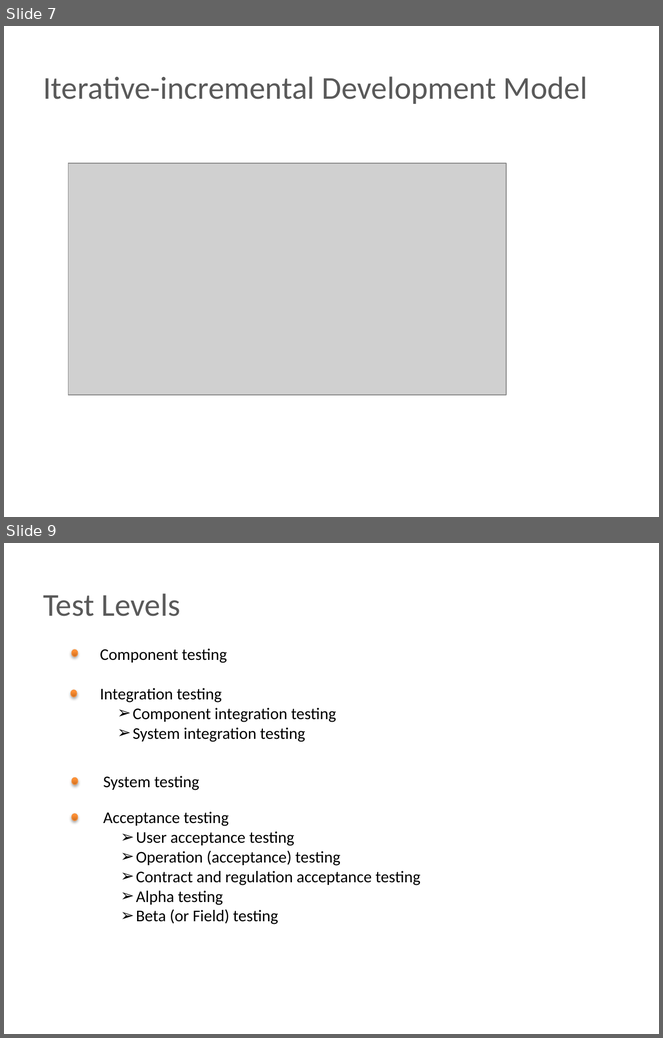
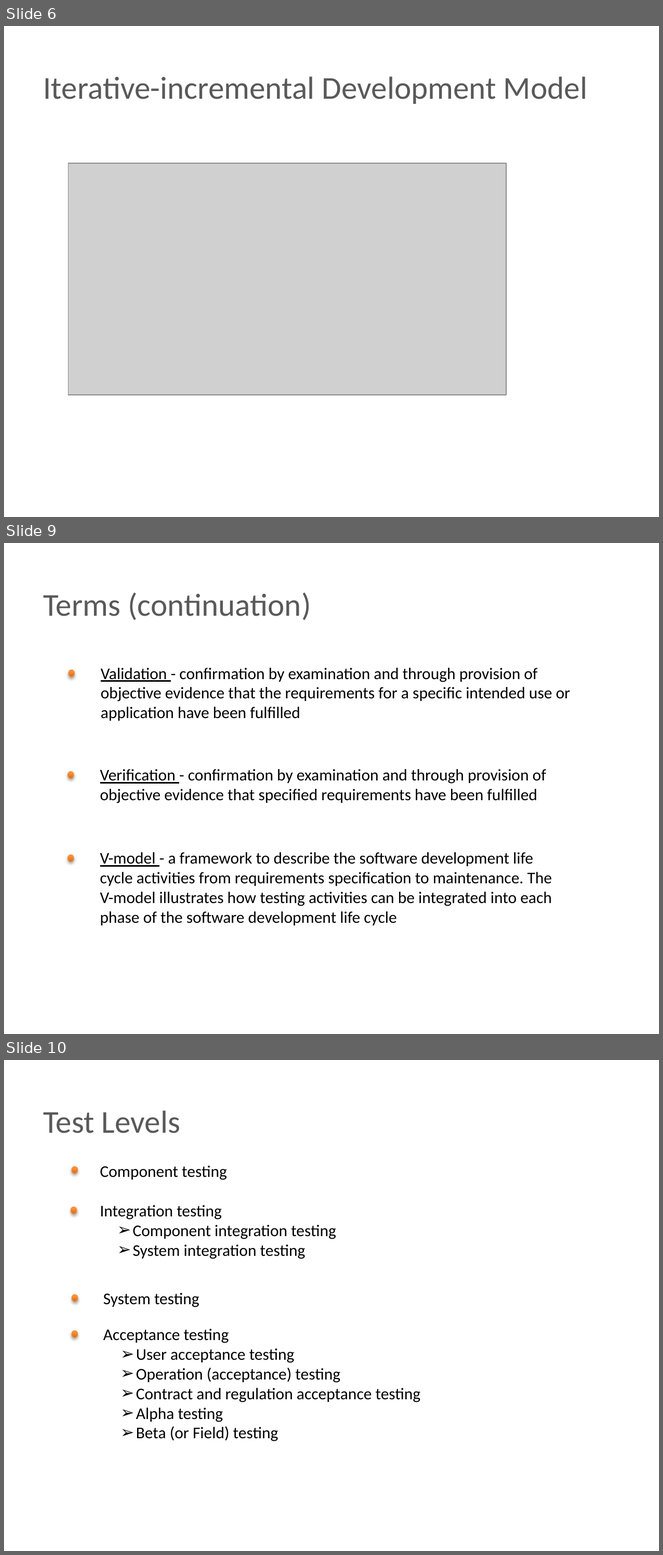
Before and after one commit to BigRacer/swtesting, a slide deck: inna/Занятие 2.pptx. Shown one above the other, each under a label of ours: slides 7 and 9 before the commit, slides 6, 9 and 10 after it; the slides between them are not shown. The pictures are 663x1038 and 663x1555 pixels, drawn with LibreOffice and Linux fonts; fonts in the diff are those of the drawing; grey boxes stand for pictures; background and template pictures are left out. Boxes give left, top, right and bottom in pixels: in the first picture for what was removed or moved away, otherwise in the second. Text is boxed around its words. In the diff, an @@ line names an element or a change of style, - is before the commit and + after.

```diff
--- a/inna/Занятие 2.pptx
+++ b/inna/Занятие 2.pptx
@@ slide 9 added at [4, 543, 659, 1034], background picture (left out) @@
@@ text added at [43, 592, 311, 620], 35 pt, text #595959 @@
+Terms (continuation)
@@ ellipse added at [68, 670, 74, 677], fill gradient #CC6E20 to #FF9034 to #FF9136, outline #F69240 0.75 pt @@
@@ text added at [101, 668, 571, 721], 18 pt, text #000000 @@
+Validation - confirmation by examination and through provision of objective evidence that the requirements for a specific intended use or application have been fulfilled
@@ ellipse added at [67, 772, 74, 779], fill gradient #CC6E20 to #FF9034 to #FF9136, outline #F69240 0.75 pt @@
@@ text added at [100, 769, 546, 804], 18 pt, text #000000 @@
+Verification - confirmation by examination and through provision of objective evidence that specified requirements have been fulfilled
@@ text added at [100, 852, 553, 926], 18 pt, text #000000 @@
+V-model - a framework to describe the software development life cycle activities from requirements specification to maintenance. The V-model illustrates how testing activities can be integrated into each phase of the software development life cycle
@@ ellipse added at [67, 855, 74, 862], fill gradient #CC6E20 to #FF9034 to #FF9136, outline #F69240 0.75 pt @@
@@ what was slide 7 is now slide 6 @@
@@ what was slide 9 is now slide 10 @@
```
Also in this commit, not shown: 8 slides changed, 1 other slide added, 1 slide removed, 2 other files.
